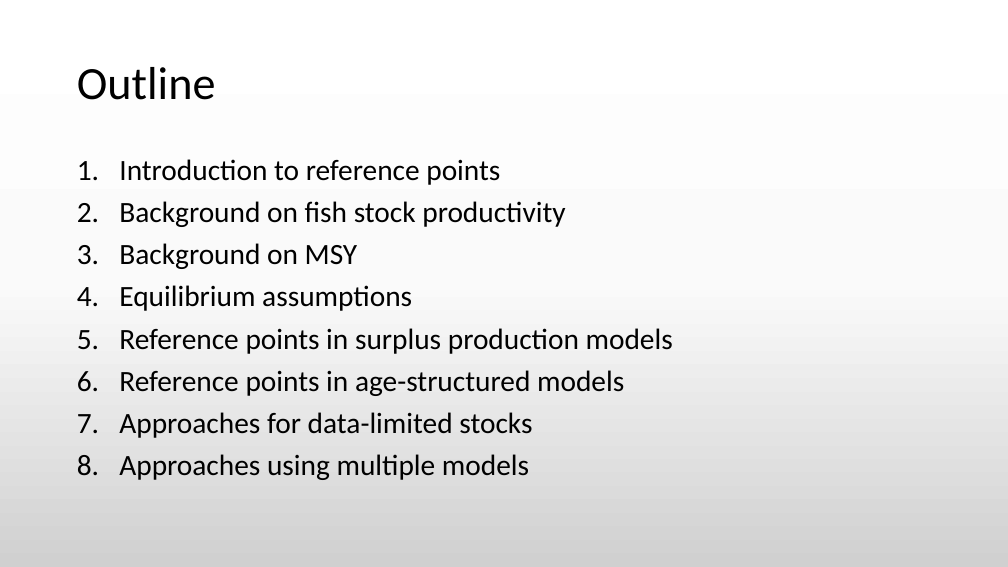
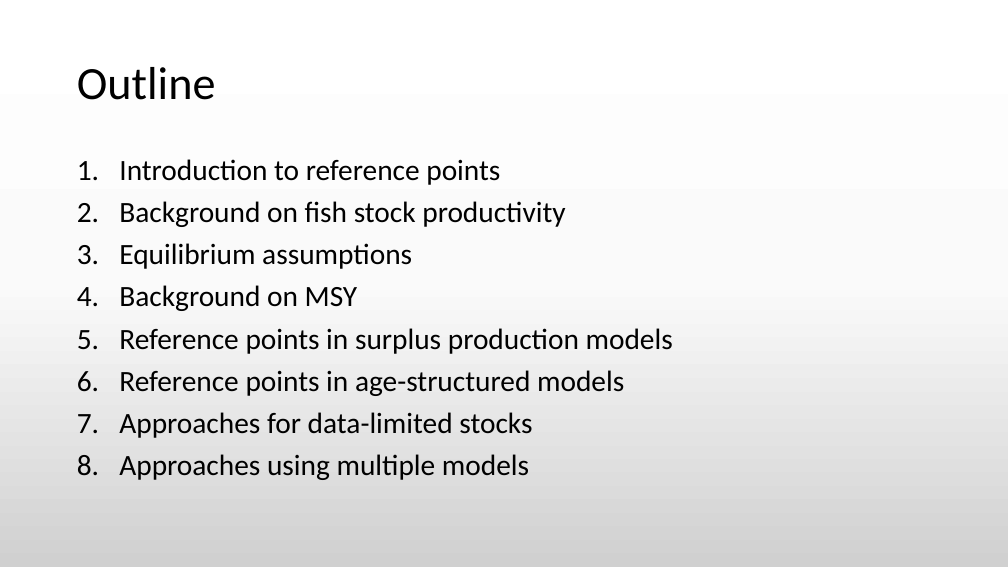
Before and after one commit to TESA-workshops/Ref-Pt-101, a slide deck: slide 3 of RefPt101_draft.pptx. Drawn at 1008x567 pixels with LibreOffice and Linux fonts; fonts in the diff are those of the drawing. Boxes give left, top, right and bottom in pixels: in the first picture for what was removed or moved away, otherwise in the second. Text is boxed around its words. In the diff, an @@ line names an element or a change of style, - is before the commit and + after.

```diff
--- a/RefPt101_draft.pptx
+++ b/RefPt101_draft.pptx
@@ text at <box>119,243,412,269</box>: paragraph added @@
+3. Equilibrium assumptions
@@ text at <box>119,285,412,311</box>: paragraph removed @@
-4. Equilibrium assumptions
```
Also in this commit, not shown: 18 other slides changed, 4 slides added, 1 other file.
